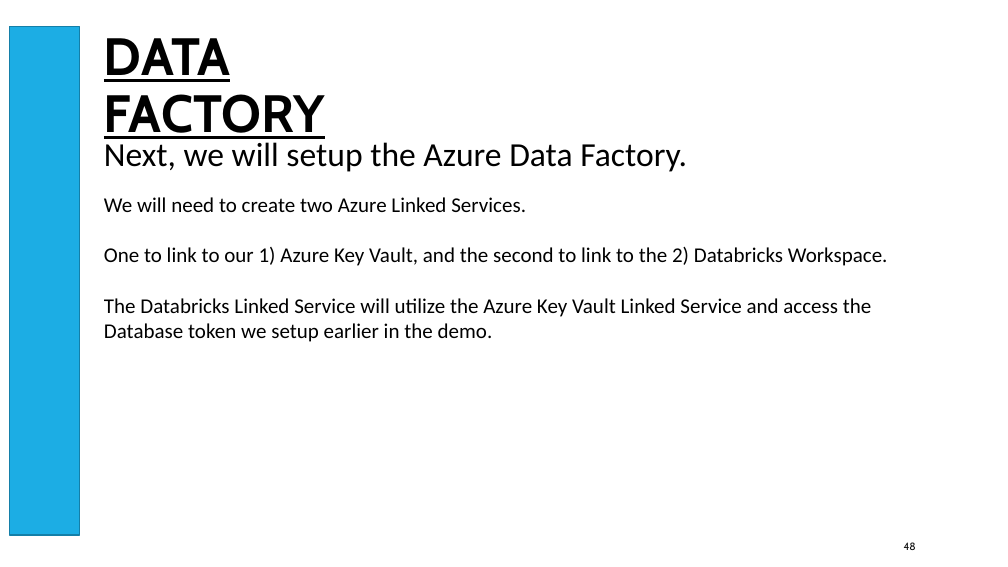
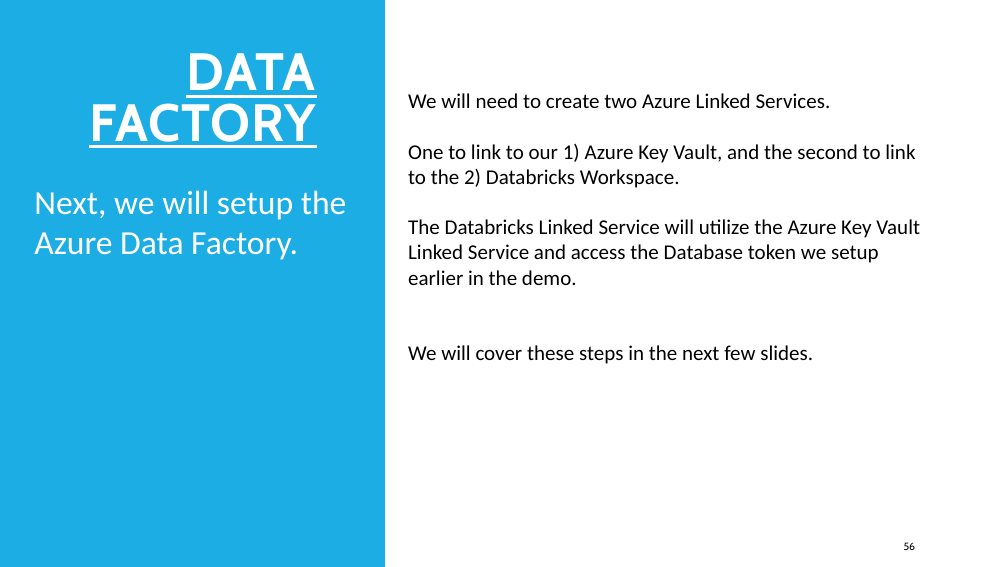
Before and after one commit to smpetersgithub/AdvancedSQLPuzzles, a slide deck: slide 56 of Suppliers and Parts Hive Demo/Azure Databricks Spark Hive Demo Powerpoint.pptx (slide 48 before the commit). Drawn at 1008x567 pixels with LibreOffice and Linux fonts; fonts in the diff are those of the drawing. Boxes give left, top, right and bottom in pixels: in the first picture for what was removed or moved away, otherwise in the second. Text is boxed around its words. In the diff, an @@ line names an element or a change of style, - is before the commit and + after.

```diff
--- a/Suppliers and Parts Hive Demo/Azure Databricks Spark Hive Demo Powerpoint.pptx
+++ b/Suppliers and Parts Hive Demo/Azure Databricks Spark Hive Demo Powerpoint.pptx
@@ rectangle added at (0, 0, 385, 567), fill #1CADE4 @@
@@ rectangle removed at (10, 26, 79, 535) @@
@@ text "DATA FACTORY": place and size @@
-text "DATA FACTORY" at (104, 38, 325, 143)
+text "DATA FACTORY" at (89, 53, 316, 148)
@@ text "DATA FACTORY" at (89, 53, 316, 148): text colour #000000 to #FFFFFF, letter spacing 0 to 1 pt; alignment left to right; line spacing 0.9 to 0.8 @@
@@ text "We will need to create ...": place and size @@
-text "We will need to create ..." at (104, 197, 888, 342)
+text "We will need to create ..." at (408, 93, 920, 364)
@@ text "Next, we will setup the ...": place and size @@
-text "Next, we will setup the ..." at (104, 138, 687, 172)
+text "Next, we will setup the ..." at (34, 190, 347, 260)
@@ text "Next, we will setup the ..." at (34, 190, 347, 260): text colour #000000 to #FFFFFF @@
@@ text at (408, 345, 813, 364): paragraph added @@
+We will cover these steps in the next few slides.
@@ page number at (904, 542, 916, 550): text changed @@
-48
+56
```
Also in this commit, not shown: 31 other slides changed, 8 slides added.
